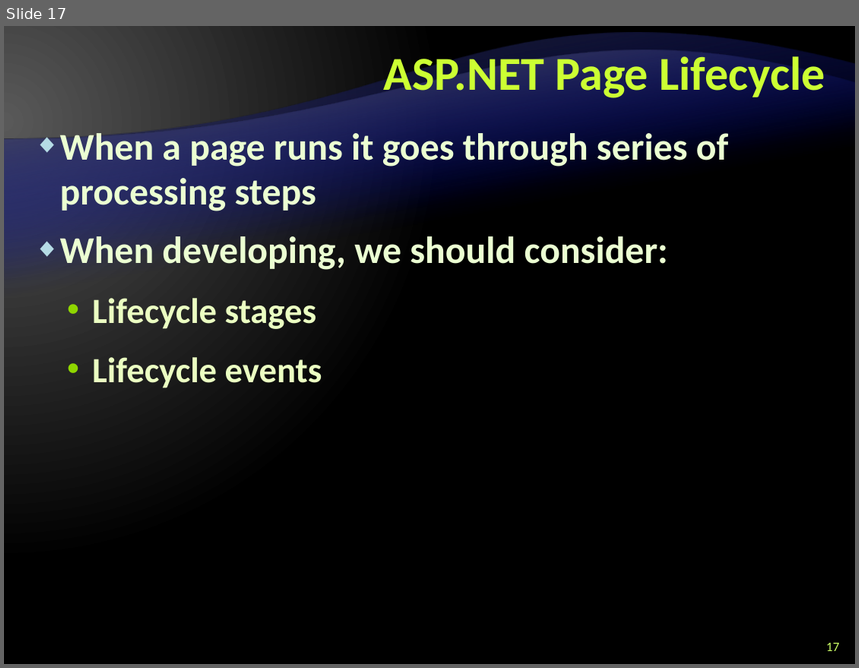
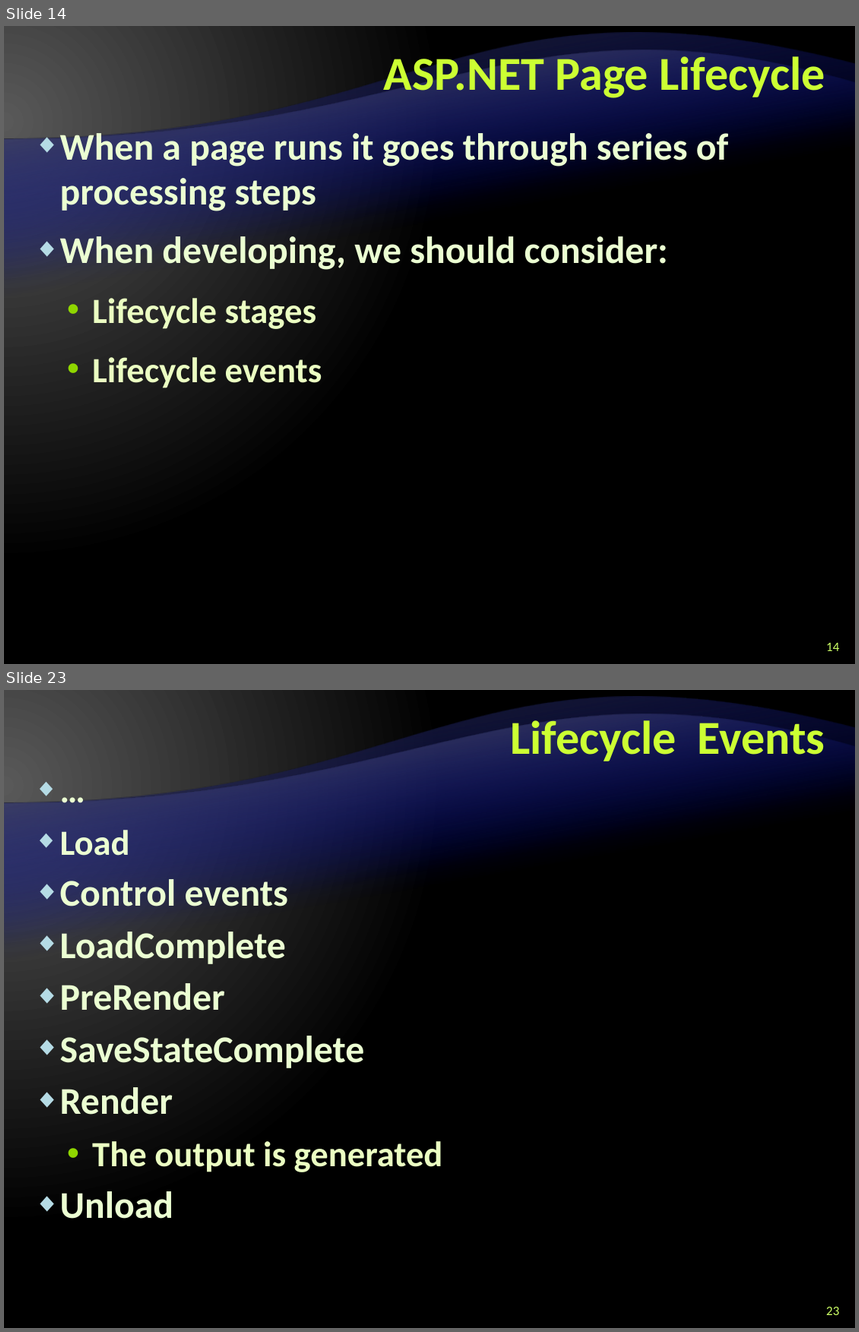
Before and after one commit to Graveheart/aspnetcourse, a slide deck: lectures/8. ASP.NET – Part I.pptx. Shown one above the other, each under a label of ours: slide 17 before the commit, slides 14 and 23 after it; the slides between them are not shown. The pictures are 859x668 and 859x1332 pixels, drawn with LibreOffice and Linux fonts; fonts in the diff are those of the drawing; background and template pictures are left out. Boxes give left, top, right and bottom in pixels: in the first picture for what was removed or moved away, otherwise in the second. Text is boxed around its words. In the diff, an @@ line names an element or a change of style, - is before the commit and + after.

```diff
--- a/lectures/8. ASP.NET – Part I.pptx
+++ b/lectures/8. ASP.NET – Part I.pptx
@@ slide 23 added at bbox=[4, 690, 855, 1328], background gradient #595959 to #000000; not listed: 2 template elements that a slide beside it also shows @@
@@ title added at bbox=[510, 714, 826, 761], 40 pt, text #CCFF33, bold @@
+Lifecycle Events
@@ text added at bbox=[60, 830, 443, 1219], 32 pt, text #EBFFD2, bold @@
+◆ …
+◆ Load
+◆ Control events
+◆ LoadComplete
+◆ PreRender
+◆ SaveStateComplete
+◆ Render
+  • The output is generated
+◆ Unload
@@ page number added at bbox=[826, 1307, 839, 1315], 11 pt, text #CCFF66 @@
+23
@@ what was slide 17 is now slide 14 @@
@@ page number at bbox=[826, 643, 839, 651]: text changed @@
-17
+14
```
Also in this commit, not shown: 3 slides changed, 23 other slides added, 1 slide removed.
